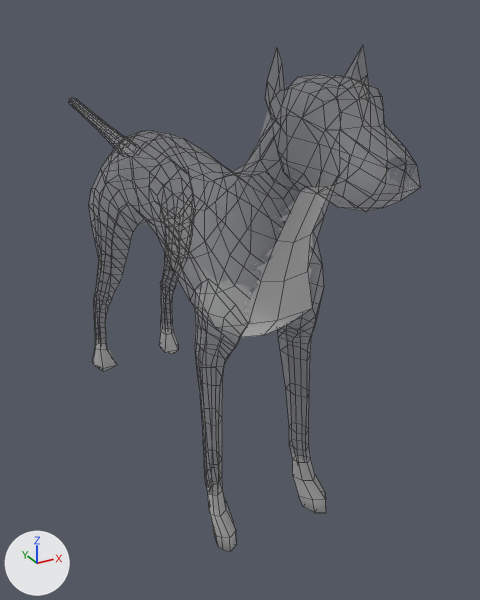
Two versions of the FBX model Assets/Models/Dog/dog-model/source/Dog_model.fbx, one commit apart.
Before and after are seen from a 50 mm lens placed at (-2.21, -4.6, 3.69), pointed at (0.44, 0.22, 1.28). Lighting does not change. The marker at lower left points along +X, +Y and +Z. Mesh edges are drawn as thin lines. Where no turn or scale is listed for an object, it has been applied to the vertices.
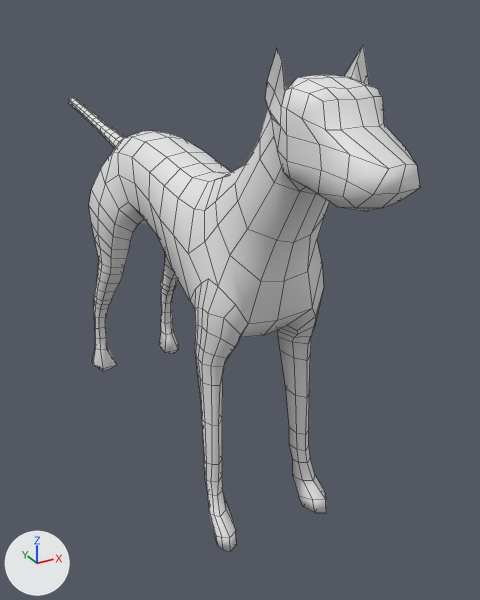
The newer file is also rescaled (x0.66) as a whole; pictures and numbers use the older file's frame.

The change, as a diff of the scene's bpy script:
```diff
--- a/Assets/Models/Dog/dog-model/source/Dog_model.fbx.py
+++ b/Assets/Models/Dog/dog-model/source/Dog_model.fbx.py
@@ me_untitled @@
 me_untitled.from_pydata(...)  # 831 vertices, 826 faces; spans x -0.51..0.51, y -2.21..3.59, z -0.03..3.5
-me_untitled.materials.append(mat_lambert2)
```

Changed parts and their boxes (x1, y1, x2, y2) in the pictures (480 x 600 px):
'pCube3', recoloured
    both: (69, 45, 420, 552)
